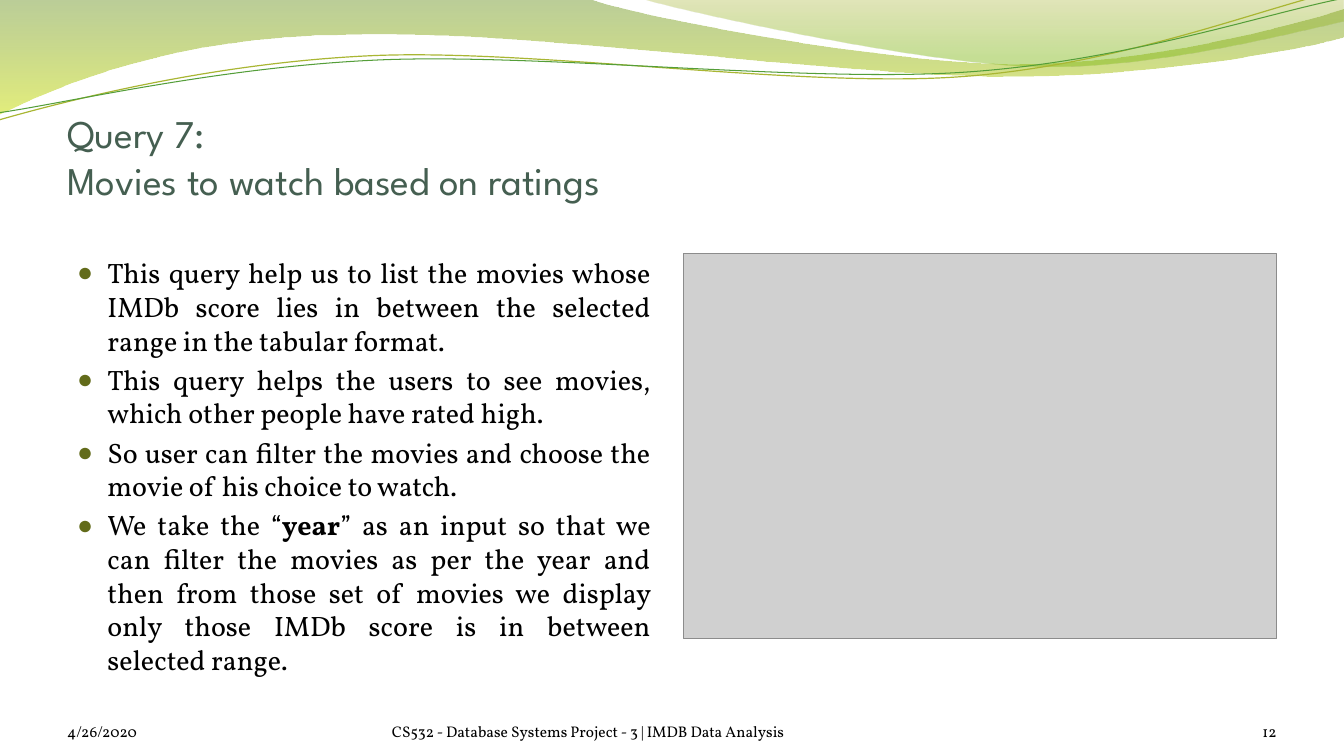
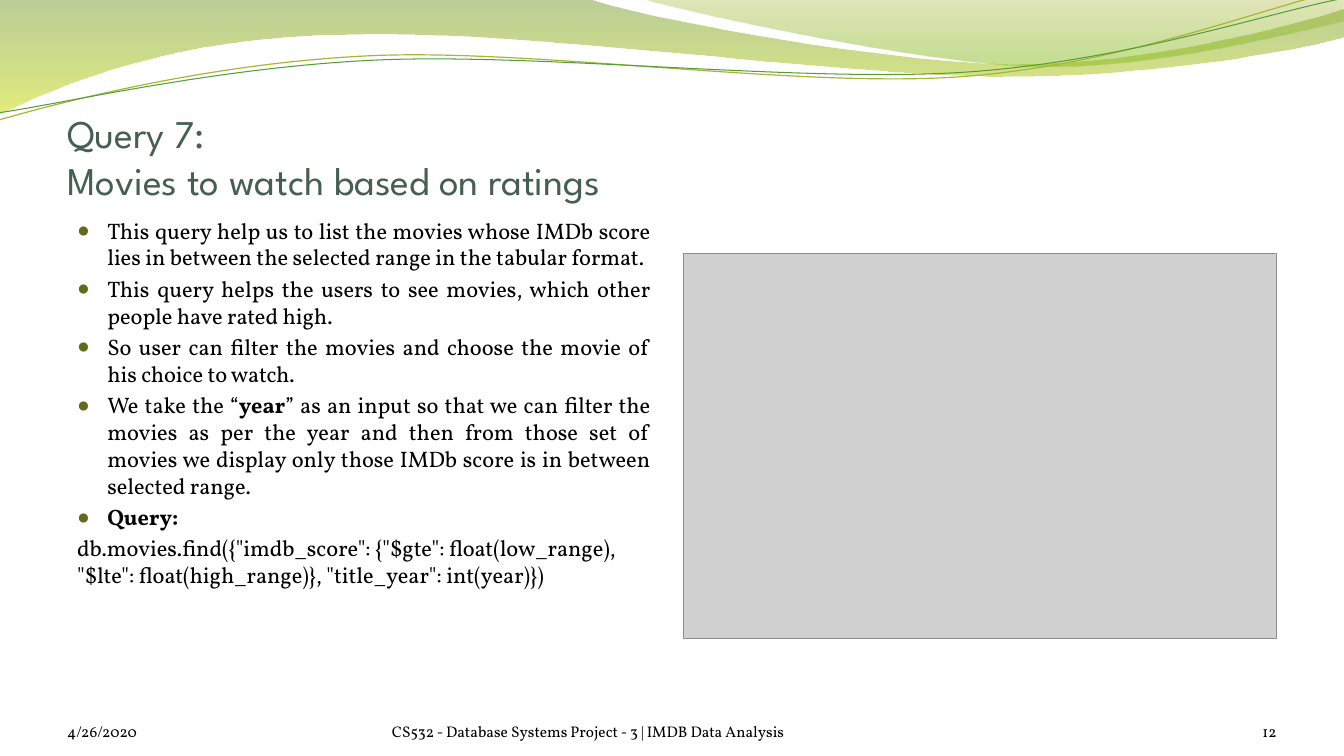
Before and after one commit to satrio-yudhoatmojo/CS532-Database-Systems-Spring-2020, a slide deck: slide 12 of Project-03/docs/saraf-yudhoatmojo_Presentation.pptx. Drawn at 1344x756 pixels with LibreOffice and Linux fonts; fonts in the diff are those of the drawing; grey boxes stand for pictures; background and template pictures are left out. Boxes give left, top, right and bottom in pixels: in the first picture for what was removed or moved away, otherwise in the second. Text is boxed around its words. In the diff, an @@ line names an element or a change of style, - is before the commit and + after.

```diff
--- a/Project-03/docs/saraf-yudhoatmojo_Presentation.pptx
+++ b/Project-03/docs/saraf-yudhoatmojo_Presentation.pptx
@@ text at <box>107,223,651,500</box>: size 20 to 16 pt in "This query help us to list the ...", "This query helps the users to see ...", "So user can filter the movies and ...", "We take the “year” as an input ..." @@
@@ text at <box>77,509,616,589</box>: paragraphs added @@
+● Query:
+db.movies.find({"imdb_score": {"$gte": float(low_range), "$lte": float(high_range)}, "title_year": int(year)})
```
Also in this commit, not shown: 8 other slides changed.
